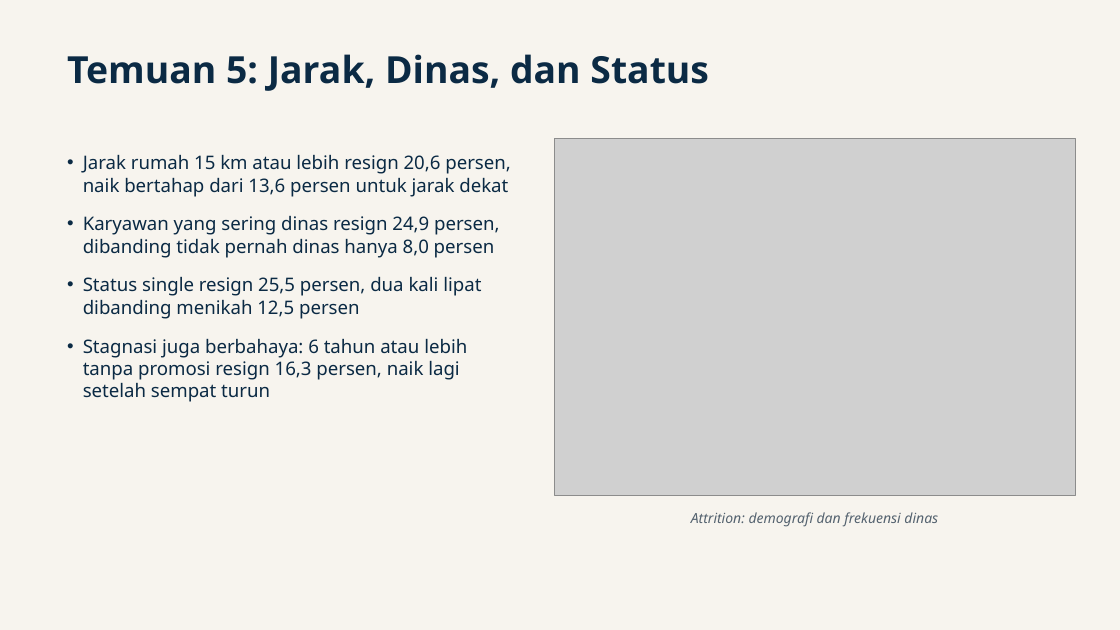
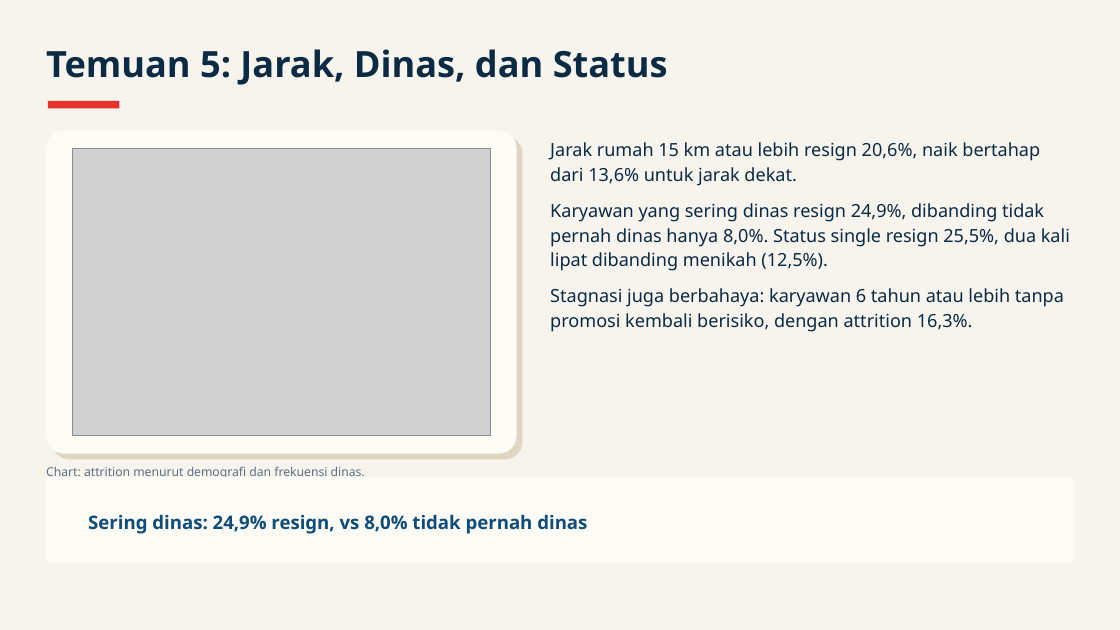
Before and after one commit to baghizash/ibm-hr-attrition-people-analytics, a slide deck: slide 8 of Portofolio-Analisis-HR-Attrition.pptx. Drawn at 1120x630 pixels with LibreOffice and Linux fonts; fonts in the diff are those of the drawing; grey boxes stand for pictures. Boxes give left, top, right and bottom in pixels: in the first picture for what was removed or moved away, otherwise in the second. Text is boxed around its words. In the diff, an @@ line names an element or a change of style, - is before the commit and + after.

```diff
--- a/Portofolio-Analisis-HR-Attrition.pptx
+++ b/Portofolio-Analisis-HR-Attrition.pptx
@@ text "Temuan 5: Jarak, Dinas, dan ...": place and size @@
-text "Temuan 5: Jarak, Dinas, dan ..." at [67, 54, 709, 91]
+text "Temuan 5: Jarak, Dinas, dan ..." at [46, 49, 668, 85]
@@ text "Temuan 5: Jarak, Dinas, dan ..." at [46, 49, 668, 85]: size 32 to 31 pt; line spacing 1 to 1.13; less space between paragraphs @@
@@ rounded rectangle added at [48, 101, 119, 108], fill #E5322D @@
@@ rounded rectangle added at [46, 130, 517, 454], fill #FDFBF6 @@
@@ rounded rectangle added at [52, 136, 523, 460], fill #DFD5C0 @@
@@ picture: place and size @@
-picture at [555, 139, 1075, 495]
+picture at [72, 149, 491, 435]
@@ text at [550, 142, 1070, 332]: text changed; size 16 to 15.5 pt @@
-• Jarak rumah 15 km atau lebih resign 20,6 persen, naik bertahap dari 13,6 persen untuk jarak dekat
-• Karyawan yang sering dinas resign 24,9 persen, dibanding tidak pernah dinas hanya 8,0 persen
-• Status single resign 25,5 persen, dua kali lipat dibanding menikah 12,5 persen
-• Stagnasi juga berbahaya: 6 tahun atau lebih tanpa promosi resign 16,3 persen, naik lagi setelah sempat turun
+Jarak rumah 15 km atau lebih resign 20,6%, naik bertahap dari 13,6% untuk jarak dekat.
+Karyawan yang sering dinas resign 24,9%, dibanding tidak pernah dinas hanya 8,0%. Status single resign 25,5%, dua kali lipat dibanding menikah (12,5%).
+Stagnasi juga berbahaya: karyawan 6 tahun atau lebih tanpa promosi kembali berisiko, dengan attrition 16,3%.
@@ text at [46, 466, 365, 477]: text changed; size 12 to 10.5 pt; text colour #54626F to #5B7186; italic off @@
-Attrition: demografi dan frekuensi dinas
+Chart: attrition menurut demografi dan frekuensi dinas.
@@ rounded rectangle added at [46, 477, 1074, 563], fill #FDFBF6 @@
@@ text added at [88, 514, 587, 534], 16 pt, text #0E4D7A, bold @@
+Sering dinas: 24,9% resign, vs 8,0% tidak pernah dinas
```
Also in this commit, not shown: 8 other slides changed, 1 slide added, 1 slide removed.
